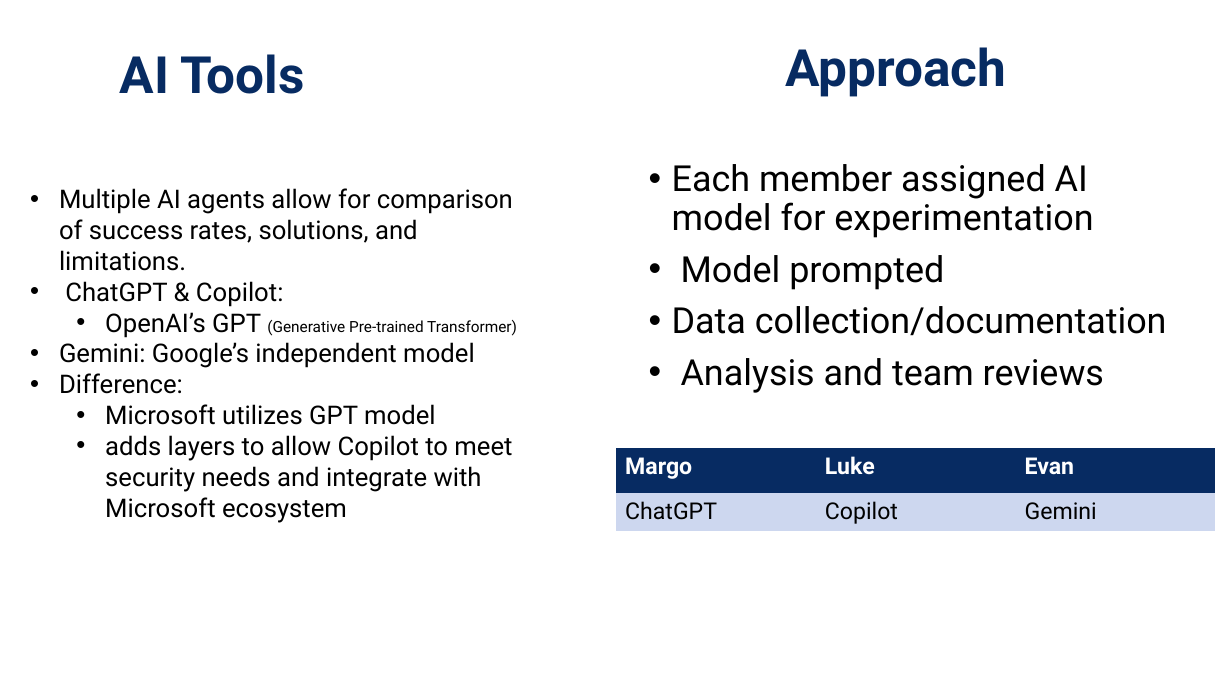
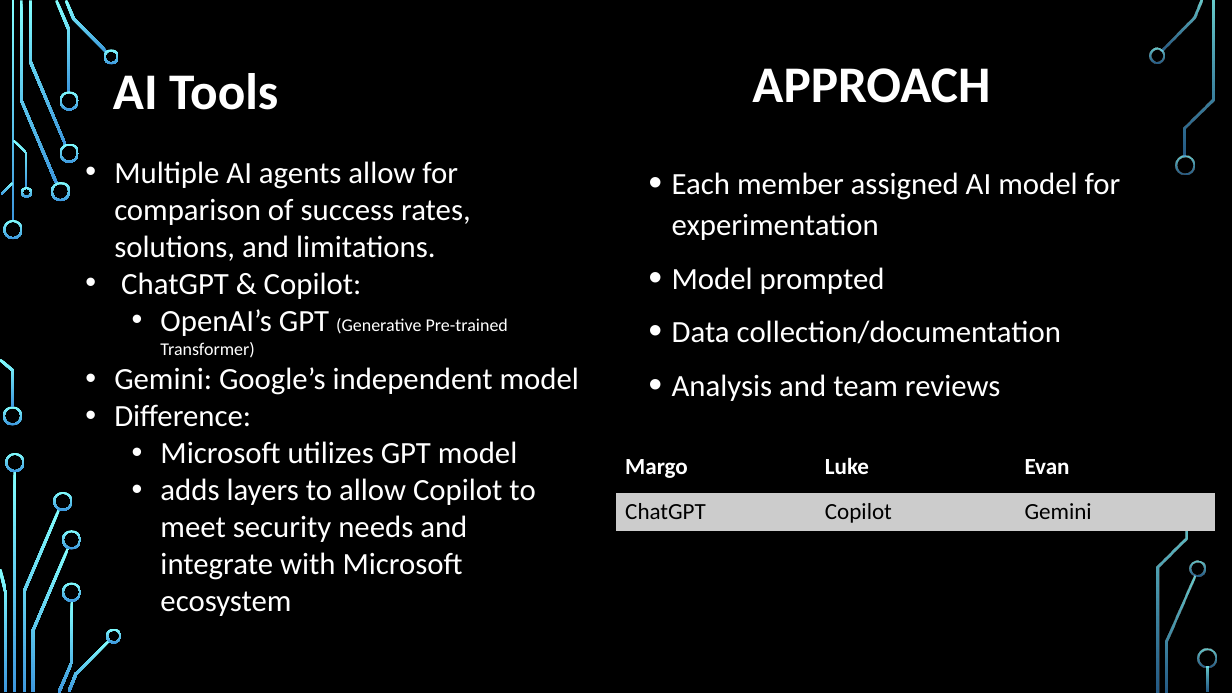
Before and after one commit to M0ck1ngjay178/CMSC-4200-AI, a slide deck: slide 4 of Project/slides/CMSC-4200-Group1-Project.pptx. Drawn at 1232x693 pixels with LibreOffice and Linux fonts; fonts in the diff are those of the drawing; background and template pictures are left out. Boxes give left, top, right and bottom in pixels: in the first picture for what was removed or moved away, otherwise in the second. Text is boxed around its words. In the diff, an @@ line names an element or a change of style, - is before the commit and + after.

Commit message:
Added Gemini slides, comparison slide, and conclusion slide. Styled powerpoint slides.

```diff
--- a/Project/slides/CMSC-4200-Group1-Project.pptx
+++ b/Project/slides/CMSC-4200-Group1-Project.pptx
@@ background #FFFFFF to picture (left out) @@
@@ text "AI Tools": place and size @@
-text "AI Tools" at <box>120,54,305,94</box>
+text "AI Tools" at <box>113,73,278,110</box>
@@ text "AI Tools" at <box>113,73,278,110</box>: font Roboto to Calibri, text colour #072B62 to #FFFFFF @@
@@ title at <box>752,68,990,103</box>: text changed; font Roboto to Calibri; text colour #072B62 to #FFFFFF @@
-Approach
+APPROACH
@@ text "Multiple AI agents allow for ...": place and size @@
-text "Multiple AI agents allow for ..." at <box>59,188,517,523</box>
+text "Multiple AI agents allow for ..." at <box>114,161,579,616</box>
@@ text "Multiple AI agents allow for ..." at <box>114,161,579,616</box>: size 20 to 24 pt in "Multiple AI agents allow for comparison of ...", "ChatGPT & Copilot:", "OpenAI’s GPT", "Gemini: Google’s independent model" and 3 more places; font Roboto to Calibri, text colour #000000 to #FFFFFF; size 12 to 14 pt in "(Generative Pre-trained Transformer)" @@
@@ text "Each member assigned AI model ..." at <box>672,172,1121,401</box>: size 28 to 24 pt, font Roboto to Calibri, text colour #000000 to #FFFFFF; line spacing 0.9 to 1.1 @@
@@ table at <box>616,448,1215,531</box> @@
@@ fill #072B62 to #000000 in row 1 @@
@@ fill #CDD8EF to #CCCCCC in row 2 @@
@@ font Roboto to Calibri @@
@@ group added at <box>0,0,1217,693</box>: 33 freeform shapes, 3 rectangles @@
```
Also in this commit, not shown: 9 other slides changed, 7 slides added, 3 slides removed, 1 other file.
